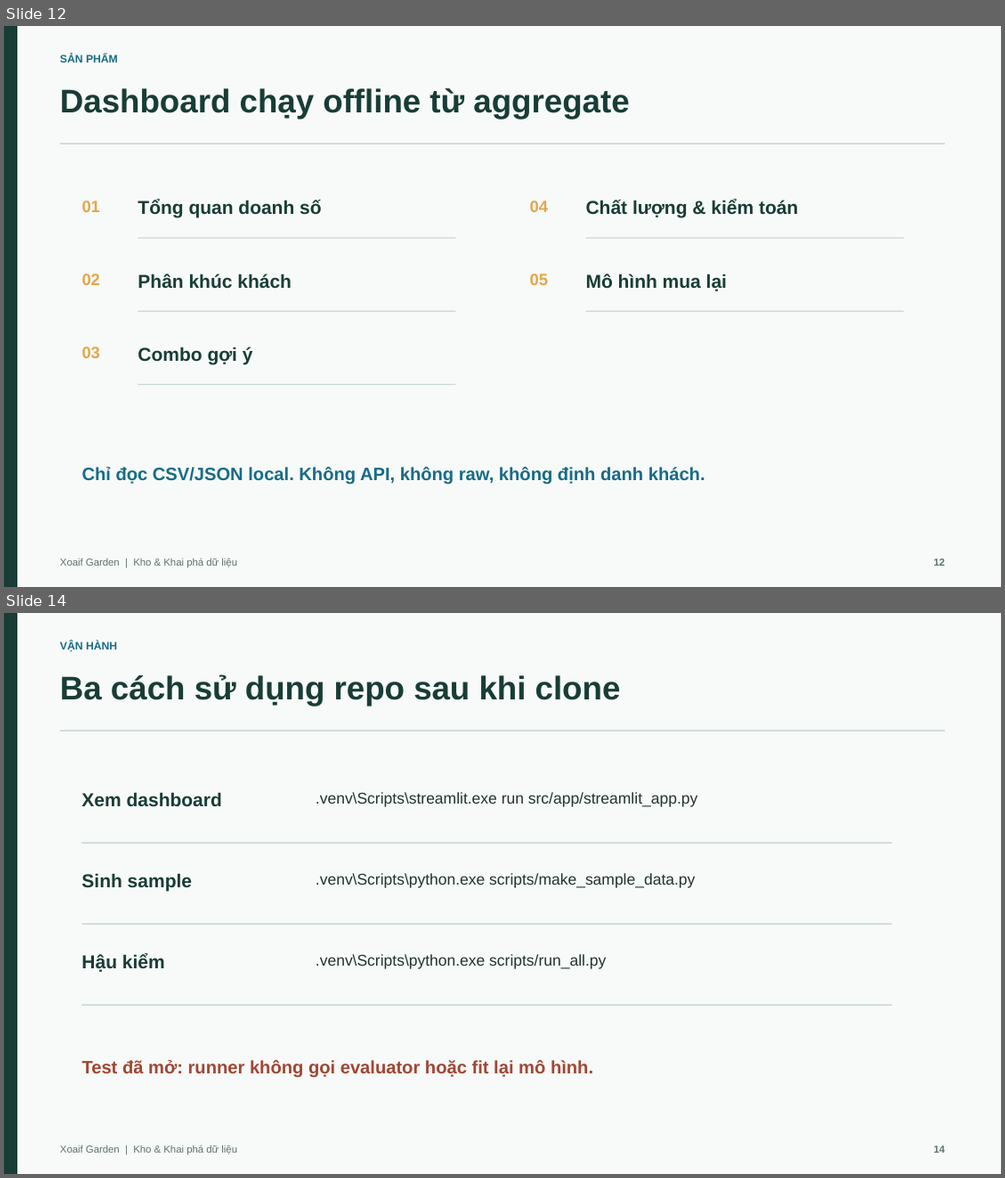
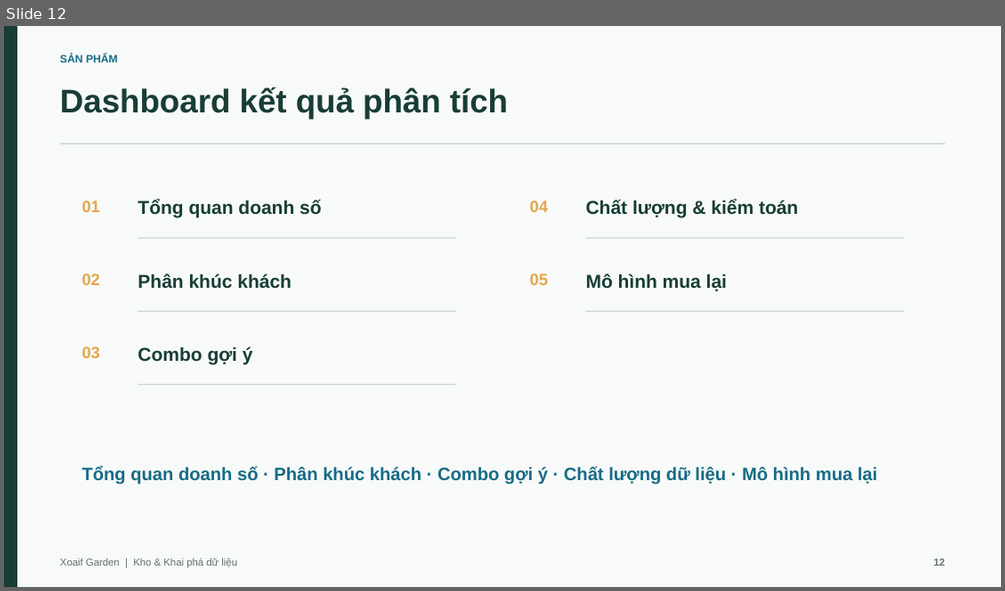
Before and after one commit to nguyenducanh03112005/Xoaif, a slide deck: slides/Xoaif_Final.pptx. Shown one above the other, each under a label of ours: slides 12 and 14 before the commit, slide 12 after it; the slides between them are not shown. The pictures are 1005x1178 and 1005x591 pixels, drawn with LibreOffice and Linux fonts; fonts in the diff are those of the drawing. Boxes give left, top, right and bottom in pixels: in the first picture for what was removed or moved away, otherwise in the second. Text is boxed around its words. In the diff, an @@ line names an element or a change of style, - is before the commit and + after.

```diff
--- a/slides/Xoaif_Final.pptx
+++ b/slides/Xoaif_Final.pptx
@@ slide 14 removed at (x1=4, y1=613, x2=1001, y2=1174), background #F7FAF8 @@
@@ rectangle removed at (x1=4, y1=613, x2=16, y2=1174) @@
@@ text removed at (x1=60, y1=641, x2=117, y2=652) @@
-VẬN HÀNH
@@ text removed at (x1=60, y1=674, x2=621, y2=706) @@
-Ba cách sử dụng repo sau khi clone
@@ line removed from (60, 730) to (945, 730) @@
@@ text removed at (x1=81, y1=792, x2=222, y2=807) @@
-Xem dashboard
@@ text removed at (x1=316, y1=792, x2=697, y2=807) @@
-.venv\Scripts\streamlit.exe run src/app/streamlit_app.py
@@ line removed from (81, 843) to (892, 843) @@
@@ text removed at (x1=81, y1=873, x2=192, y2=892) @@
-Sinh sample
@@ text removed at (x1=316, y1=873, x2=695, y2=888) @@
-.venv\Scripts\python.exe scripts/make_sample_data.py
@@ line removed from (81, 925) to (892, 925) @@
@@ text removed at (x1=81, y1=954, x2=165, y2=972) @@
-Hậu kiểm
@@ text removed at (x1=316, y1=954, x2=606, y2=969) @@
-.venv\Scripts\python.exe scripts/run_all.py
@@ line removed from (81, 1005) to (892, 1005) @@
@@ text removed at (x1=82, y1=1060, x2=593, y2=1078) @@
-Test đã mở: runner không gọi evaluator hoặc fit lại mô hình.
@@ text removed at (x1=60, y1=1144, x2=237, y2=1155) @@
-Xoaif Garden | Kho & Khai phá dữ liệu
@@ text removed at (x1=933, y1=1145, x2=945, y2=1152) @@
-14
@@ slide 12 changed as well @@
@@ text at (x1=60, y1=87, x2=508, y2=119): text changed @@
-Dashboard chạy offline từ aggregate
+Dashboard kết quả phân tích
@@ text at (x1=82, y1=466, x2=877, y2=484): text changed @@
-Chỉ đọc CSV/JSON local. Không API, không raw, không định danh khách.
+Tổng quan doanh số · Phân khúc khách · Combo gợi ý · Chất lượng dữ liệu · Mô hình mua lại
```
Also in this commit, not shown: 12 other slides changed, 1 slide added, 7 other files.
